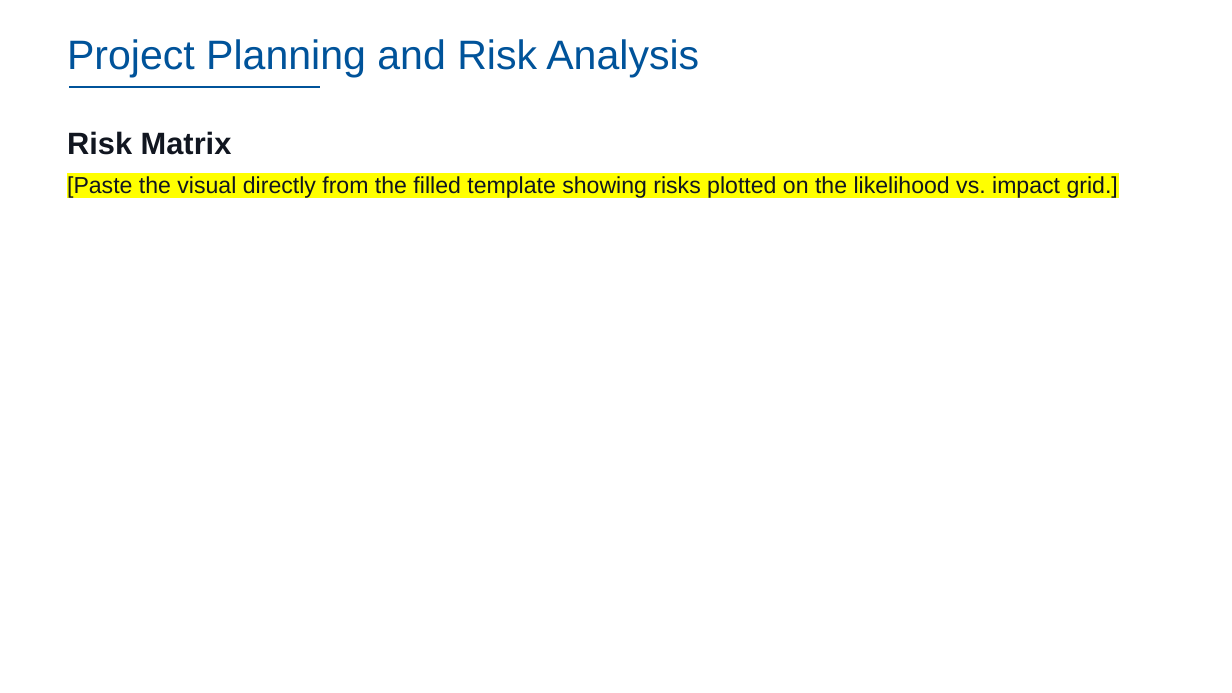
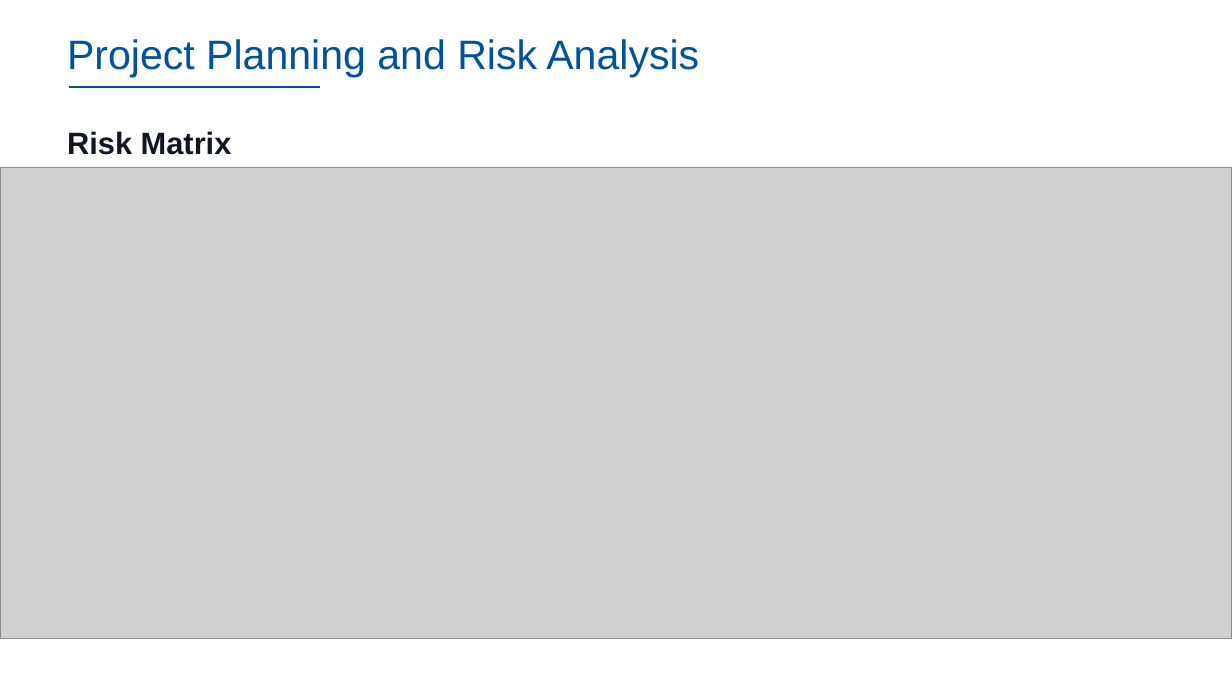
Before and after one commit to dennislamcv1/IBMSA, a slide deck: slide 16 of Systems Analyst Capstone Project/Final SubmissionDL.pptx (slide 18 before the commit). Drawn at 1232x693 pixels with LibreOffice and Linux fonts; fonts in the diff are those of the drawing; grey boxes stand for pictures; background and template pictures are left out. Boxes give left, top, right and bottom in pixels: in the first picture for what was removed or moved away, otherwise in the second. Text is boxed around its words. In the diff, an @@ line names an element or a change of style, - is before the commit and + after.

```diff
--- a/Systems Analyst Capstone Project/Final SubmissionDL.pptx
+++ b/Systems Analyst Capstone Project/Final SubmissionDL.pptx
@@ picture added at (0,167,1232,639) @@
@@ text at (67,176,1118,199): paragraph removed @@
-[Paste the visual directly from the filled template showing risks plotted on the likelihood vs. impact grid.]
```
Also in this commit, not shown: 7 other slides changed, 2 slides added, 2 slides removed, 16 other files.
